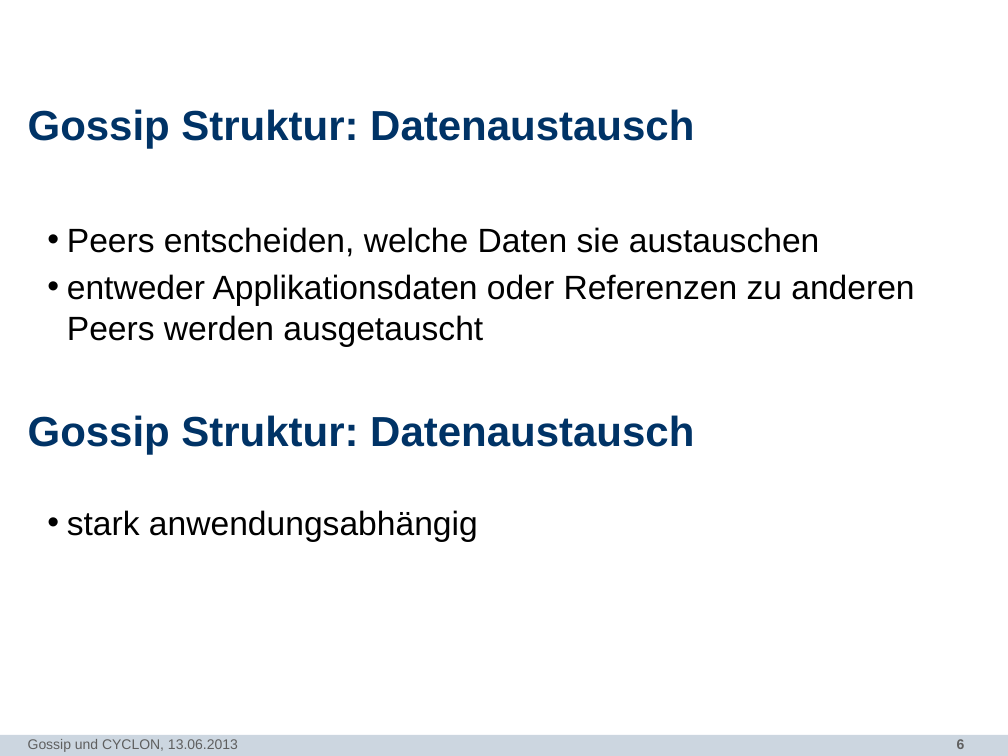
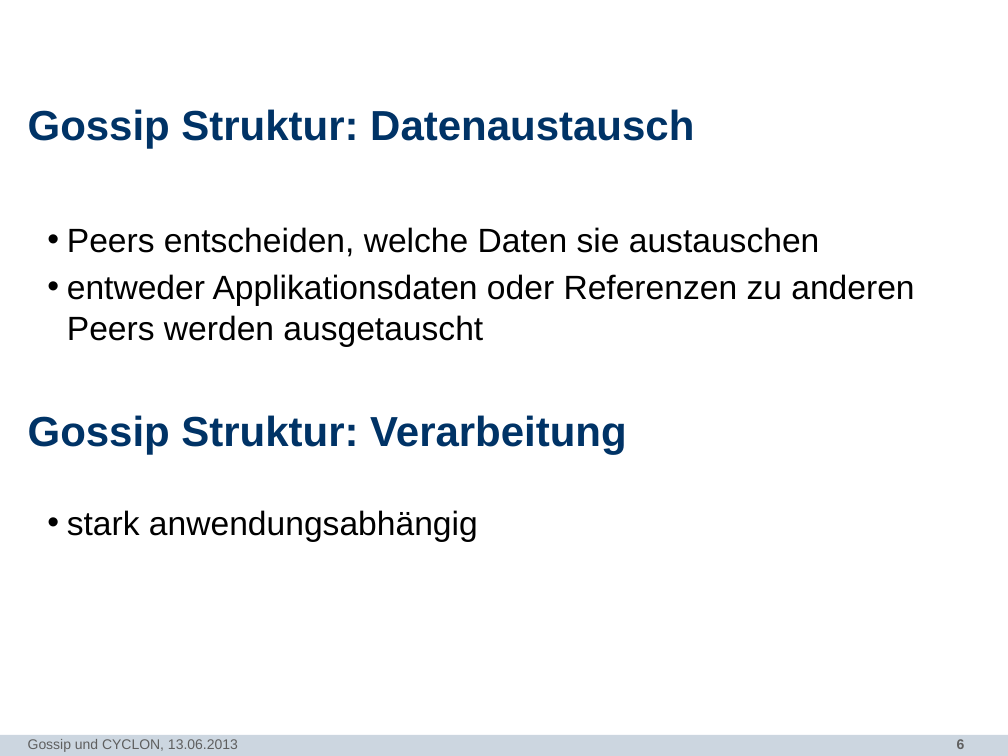
Before and after one commit to N8Fear/DistributedSystems, a slide deck: slide 6 of Vortrag/[MASTER] Präsentation.pptx. Drawn at 1008x756 pixels with LibreOffice and Linux fonts; fonts in the diff are those of the drawing; background and template pictures are left out. Boxes give left, top, right and bottom in pixels: in the first picture for what was removed or moved away, otherwise in the second. Text is boxed around its words. In the diff, an @@ line names an element or a change of style, - is before the commit and + after.

```diff
--- a/Vortrag/[MASTER] Präsentation.pptx
+++ b/Vortrag/[MASTER] Präsentation.pptx
@@ text at (28, 415, 626, 454): text changed @@
-Gossip Struktur: Datenaustausch
+Gossip Struktur: Verarbeitung
```
Also in this commit, not shown: 4 other slides changed, 1 other file.
